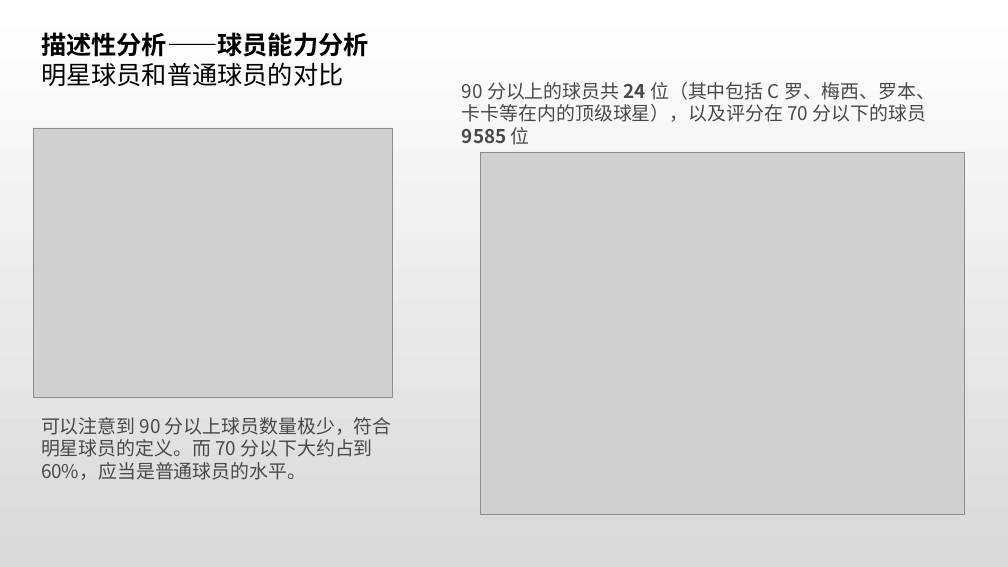
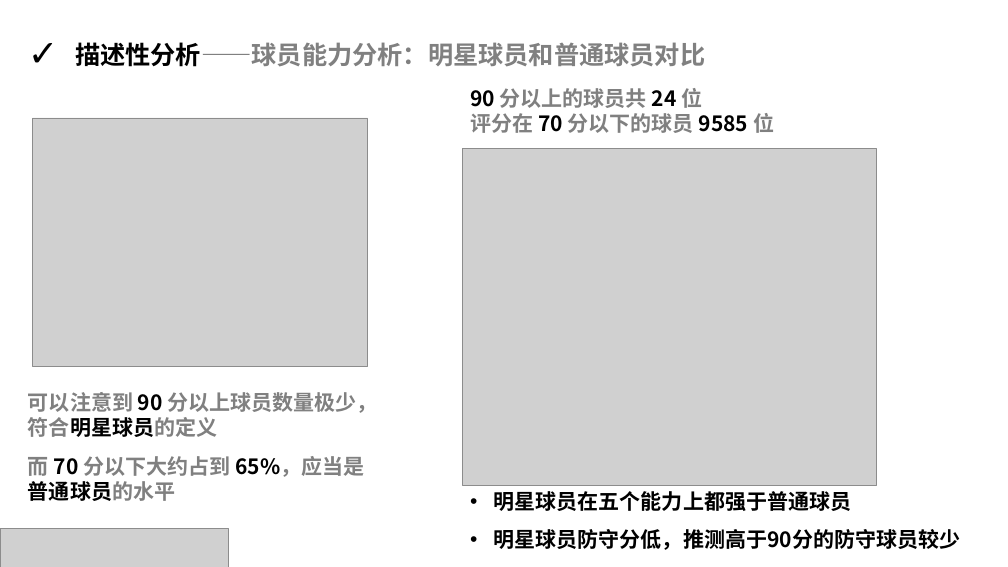
Before and after one commit to rucnyz/soccer, a slide deck: slide 9 of notebooks/欧洲足球展示.pptx. Drawn at 1008x567 pixels with LibreOffice and Linux fonts; fonts in the diff are those of the drawing; grey boxes stand for pictures. Boxes give left, top, right and bottom in pixels: in the first picture for what was removed or moved away, otherwise in the second. Text is boxed around its words. In the diff, an @@ line names an element or a change of style, - is before the commit and + after.

```diff
--- a/notebooks/欧洲足球展示.pptx
+++ b/notebooks/欧洲足球展示.pptx
@@ background gradient #FFFFFF to #D9D9D9 to #FFFFFF @@
@@ text at <box>75,42,705,67</box>: text changed; font Arial to Noto Sans CJK SC; text colour #000000 to #808080 @@
-描述性分析——球员能力分析
-明星球员和普通球员的对比
+✓ 描述性分析——球员能力分析：明星球员和普通球员对比
@@ text at <box>470,88,774,133</box>: text changed; size 18 to 20 pt; text colour #494949 to #808080; bold on @@
-90 分以上的球员共 24 位（其中包括 C 罗、梅西、罗本、卡卡等在内的顶级球星），以及评分在 70 分以下的球员 9585 位
+90 分以上的球员共 24 位
+评分在 70 分以下的球员 9585 位
@@ picture: place and size @@
-picture at <box>33,128,392,397</box>
+picture at <box>33,118,368,366</box>
@@ picture: place and size @@
-picture at <box>480,152,964,515</box>
+picture at <box>463,149,876,485</box>
@@ text at <box>28,392,378,501</box>: text changed; size 18 to 20 pt; text colour #494949 to #808080; bold on @@
-可以注意到 90 分以上球员数量极少，符合明星球员的定义。而 70 分以下大约占到 60%，应当是普通球员的水平。
+可以注意到 90 分以上球员数量极少，符合明星球员的定义
+而 70 分以下大约占到 65%，应当是普通球员的水平
@@ text added at <box>494,491,961,550</box>, 20 pt, text #000000, bold @@
+• 明星球员在五个能力上都强于普通球员
+• 明星球员防守分低，推测高于90分的防守球员较少
@@ picture added at <box>0,529,228,567</box> @@
```
Also in this commit, not shown: 15 other slides changed, 12 slides added, 11 slides removed, 3 other files.
